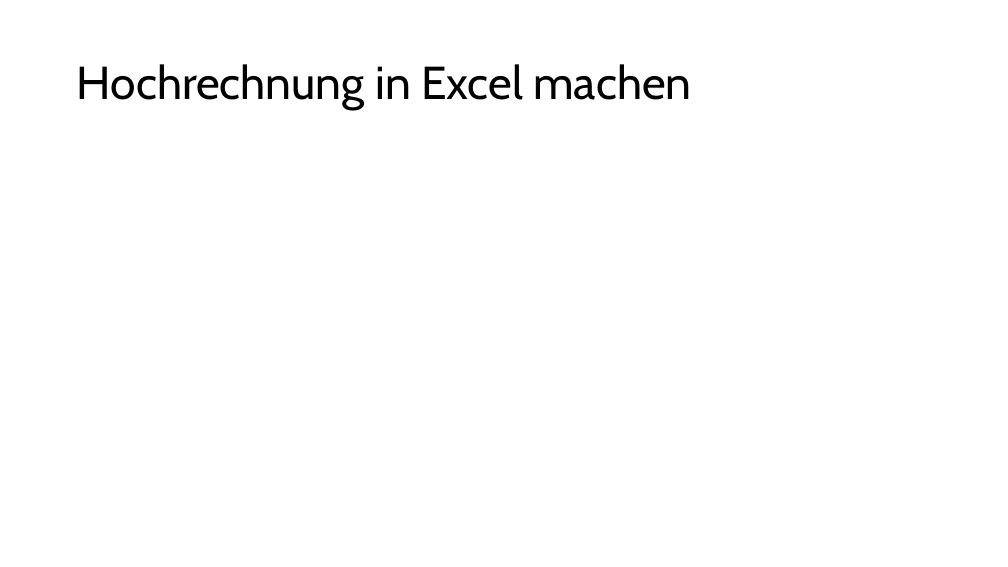
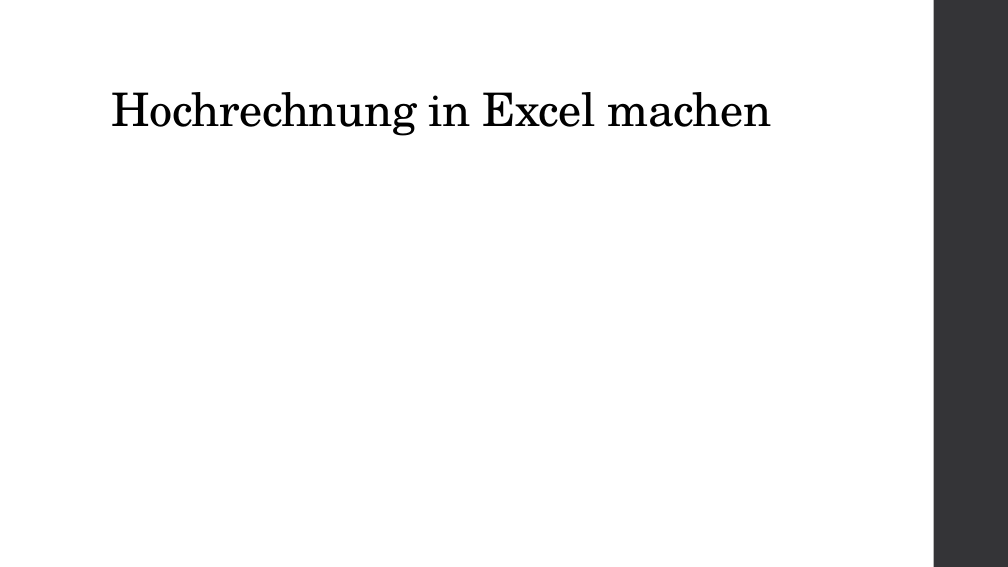
Before and after one commit to ClaraHimmelbauer/hirschwang-hochrechnung, a slide deck: slide 8 of report/presentation.pptx (slide 6 before the commit). Drawn at 1008x567 pixels with LibreOffice and Linux fonts; fonts in the diff are those of the drawing. Boxes give left, top, right and bottom in pixels: in the first picture for what was removed or moved away, otherwise in the second. Text is boxed around its words. In the diff, an @@ line names an element or a change of style, - is before the commit and + after.

```diff
--- a/report/presentation.pptx
+++ b/report/presentation.pptx
@@ rectangle added at (934,0,1008,567), fill #353537 @@
@@ title "Hochrechnung in Excel machen": place and size @@
-title "Hochrechnung in Excel machen" at (77,64,691,110)
+title "Hochrechnung in Excel machen" at (112,92,772,136)
@@ title "Hochrechnung in Excel machen" at (112,92,772,136): font Cabin to TeX Gyre Schola, letter spacing 0 to -0.5 pt; vertical alignment middle to bottom @@
```
Also in this commit, not shown: 8 other slides changed, 2 slides added, 1 other file.
